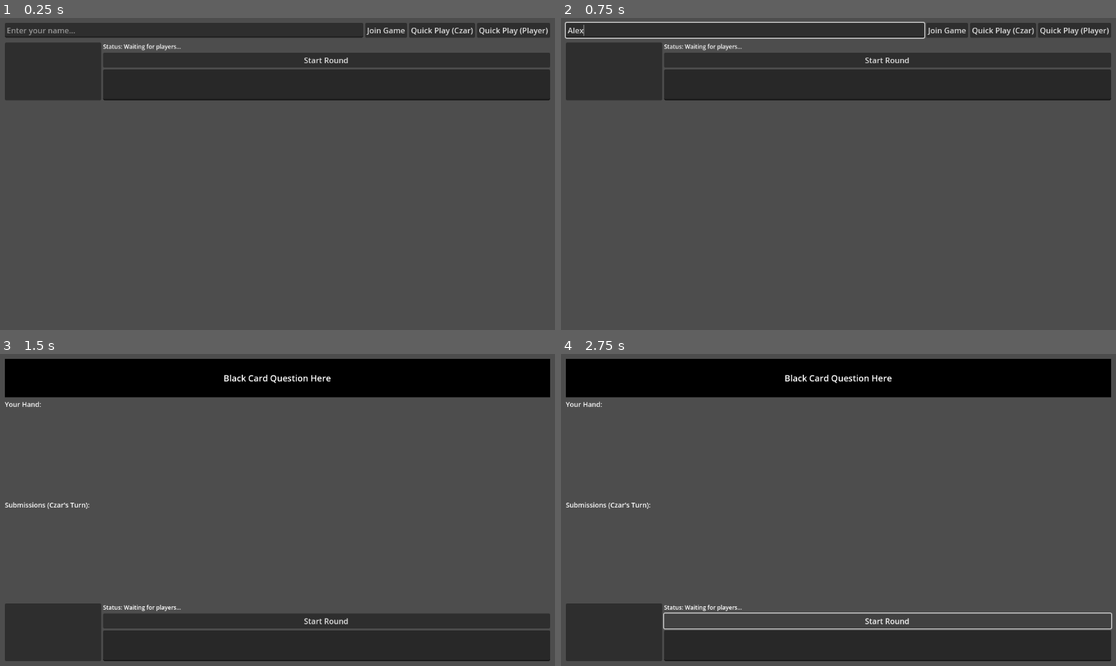
Above: before the commit, frames 1-4 (two rows, left to right).
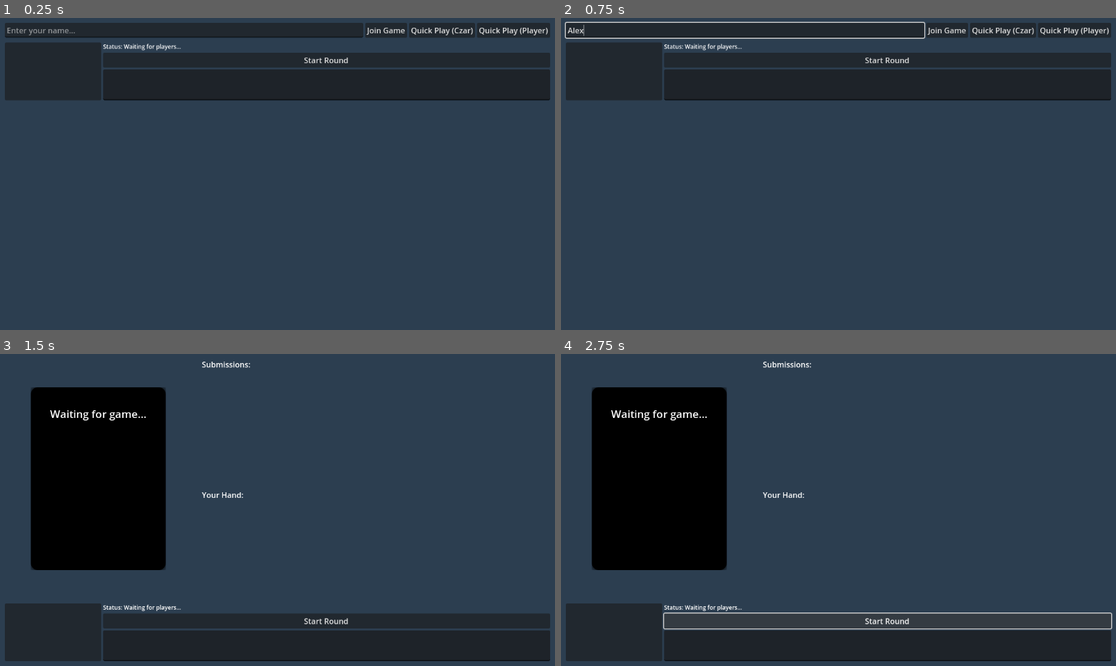
Above: after the commit, the same moments.

Repository: Luna-v0/card-agaisnt-humanity
Game: Godot game, scene res://Main.tscn
The game is run twice, just before and just after one commit, with the same random seed, the same clock (stepped at 60 frames per second) and the same inputs.
Inputs (mouse positions are in pixels of both pictures, inside the frame that each line leads up to):
- Up to frame 1 (0.25 s): no input
- Up to frame 2 (0.75 s): click (744, 30) at 0.52 s; type "Alex" at 0.6 s
- Up to frame 3 (1.5 s): click "Quick Play (Czar)" at 1.25 s
- Up to frame 4 (2.75 s): click "Start Round" at 2 s

The runs differ from the first frame. In frame 1, 80% of the frame differs, in the area x 0-100%, y 0-100%; in frame 2, 80%; in frame 3, 84%; in frame 4, 83%.

Commit message:
a ok version of the front

Diff:
--- a/frontend/Main.gd
+++ b/frontend/Main.gd
@@ -5,9 +5,9 @@
 @onready var game_container: VBoxContainer = %GameContainer
 @onready var name_input: LineEdit = %NameInput
 @onready var join_button: Button = %JoinButton
-@onready var black_card_label: Label = %BlackCardLabel
-@onready var hand_container: GridContainer = %HandContainer
-@onready var submissions_container: GridContainer = %SubmissionsContainer
+@onready var black_card_label = %BlackCardLabel
+@onready var hand_container = %HandContainer
+@onready var submissions_container = %SubmissionsContainer
 @onready var player_list: ItemList = %PlayerList
 @onready var status_label: Label = %StatusLabel
 @onready var start_button: Button = %StartButton
@@ -42,13 +42,138 @@
     btn_player.pressed.connect(_on_quick_player)
     login_container.add_child(btn_player)
 
-    # Stylize black card
+    _setup_visuals()
+
+func _setup_visuals():
+    # 1. Background & Root
+    set_anchors_and_offsets_preset(Control.PRESET_FULL_RECT)
+    var bg = ColorRect.new()
+    bg.color = Color("#2C3E50")
+    bg.set_anchors_and_offsets_preset(Control.PRESET_FULL_RECT)
+    bg.mouse_filter = Control.MOUSE_FILTER_IGNORE
+    add_child(bg)
+    move_child(bg, 0)
+
+    if game_container:
+        game_container.set_anchors_and_offsets_preset(Control.PRESET_FULL_RECT)
+
+    # 2. Side-by-Side Layout
+    var main_split = HBoxContainer.new()
+    main_split.size_flags_vertical = Control.SIZE_EXPAND_FILL
+    main_split.size_flags_horizontal = Control.SIZE_EXPAND_FILL
+    main_split.add_theme_constant_override("separation", 20)
+
+    # Replace BlackCardLabel with RichTextLabel
+    if black_card_label.get_parent():
+        black_card_label.get_parent().remove_child(black_card_label)
+    black_card_label.queue_free()
+
+    black_card_label = RichTextLabel.new()
+    black_card_label.name = "BlackCardRTL"
+    black_card_label.bbcode_enabled = true
+    black_card_label.scroll_active = false
+    black_card_label.custom_minimum_size = Vector2(280, 380)
+    black_card_label.size_flags_horizontal = Control.SIZE_SHRINK_CENTER
+    black_card_label.size_flags_vertical = Control.SIZE_SHRINK_CENTER
+    # RTL Styling
     var sb = StyleBoxFlat.new()
     sb.bg_color = Color.BLACK
-    sb.content_margin_left = 20
-    sb.content_margin_right = 20
+    sb.corner_radius_top_left = 15
+    sb.corner_radius_top_right = 15
+    sb.corner_radius_bottom_left = 15
+    sb.corner_radius_bottom_right = 15
+    sb.content_margin_left = 30
+    sb.content_margin_right = 30
+    sb.content_margin_top = 40 # Top padding to center vertically somewhat
+    sb.content_margin_bottom = 30
+    sb.shadow_color = Color(0,0,0,0.5)
+    sb.shadow_size = 8
+
     black_card_label.add_theme_stylebox_override("normal", sb)
-    black_card_label.add_theme_color_override("font_color", Color.WHITE)
+    black_card_label.add_theme_color_override("default_color", Color.WHITE)
+    black_card_label.add_theme_font_size_override("normal_font_size", 22)
+    black_card_label.text = "[center]Waiting for game...[/center]"
+
+    # Left Side
+    var left_side = CenterContainer.new()
+    left_side.size_flags_horizontal = Control.SIZE_EXPAND_FILL
+    left_side.size_flags_stretch_ratio = 0.35
+    left_side.add_child(black_card_label)
+    main_split.add_child(left_side)
+
+    # Right Side
+    var right_side = VBoxContainer.new()
+    right_side.size_flags_horizontal = Control.SIZE_EXPAND_FILL
+    right_side.size_flags_stretch_ratio = 0.65
+    right_side.alignment = BoxContainer.ALIGNMENT_CENTER
+    main_split.add_child(right_side)
+
+    # Submissions
+    var lbl_sub = Label.new()
+    lbl_sub.text = "Submissions:"
+    lbl_sub.add_theme_font_size_override("font_size", 16)
+    right_side.add_child(lbl_sub)
+
+    if submissions_container and is_instance_valid(submissions_container):
+        submissions_container.queue_free()
+
+    submissions_container = HBoxContainer.new()
+    submissions_container.add_theme_constant_override("separation", 15)
+
+    var scroll_sub = ScrollContainer.new()
+    scroll_sub.size_flags_vertical = Control.SIZE_EXPAND_FILL
+    scroll_sub.size_flags_stretch_ratio = 0.4
+    scroll_sub.custom_minimum_size.y = 240
+    scroll_sub.vertical_scroll_mode = ScrollContainer.SCROLL_MODE_DISABLED
+    scroll_sub.horizontal_scroll_mode = ScrollContainer.SCROLL_MODE_AUTO
+    scroll_sub.add_child(submissions_container)
+    right_side.add_child(scroll_sub)
+
+    # Hand (No Scroll, Overlap)
+    var lbl_hand = Label.new()
+    lbl_hand.text = "Your Hand:"
+    lbl_hand.add_theme_font_size_override("font_size", 16)
+    right_side.add_child(lbl_hand)
+
+    if hand_container and is_instance_valid(hand_container):
+        hand_container.queue_free()
+
+    hand_container = HBoxContainer.new()
+    hand_container.name = "HandHBox"
+    hand_container.alignment = BoxContainer.ALIGNMENT_CENTER
+    # Negative separation for overlap
+    hand_container.add_theme_constant_override("separation", -60)
+
+    # Wrapper for hand to center vertically in its space
+    var hand_wrapper = CenterContainer.new()
+    hand_wrapper.size_flags_vertical = Control.SIZE_EXPAND_FILL
+    hand_wrapper.size_flags_stretch_ratio = 0.6
+    hand_wrapper.add_child(hand_container)
+    right_side.add_child(hand_wrapper)
+
+    # Clean up and Add
+    for child in game_container.get_children():
+        if child != main_split:
+            game_container.remove_child(child)
+    game_container.add_child(main_split)
+
+func get_card_style(bg_color: Color) -> StyleBoxFlat:
+    var sb = StyleBoxFlat.new()
+    sb.bg_color = bg_color
+    sb.corner_radius_top_left = 12
+    sb.corner_radius_top_right = 12
+    sb.corner_radius_bottom_left = 12
+    sb.corner_radius_bottom_right = 12
+    sb.shadow_color = Color(0,0,0,0.3)
+    sb.shadow_size = 4
+    sb.border_width_bottom = 2
+    sb.border_width_right = 2
+    sb.border_color = Color(0,0,0,0.1)
+    sb.content_margin_left = 15
+    sb.content_margin_right = 15
+    sb.content_margin_top = 15
+    sb.content_margin_bottom = 15
+    return sb
 
 func _process(_delta):
     ws.poll()
@@ -122,9 +247,9 @@
         selected_indices.clear()
 
     if bc:
-        black_card_label.text = bc.get("text")
+        black_card_label.text = "[center]" + bc.get("text") + "[/center]"
     else:
-        black_card_label.text = "Waiting for game to start..."
+        black_card_label.text = "[center]Waiting for game to start...[/center]"
 
     my_hand = state.get("hand", [])
     is_czar = state.get("is_czar", false)
@@ -162,6 +287,8 @@
     else:
         print_log("Selected " + str(selected_indices.size()) + "/" + str(num_gaps))
 
+    render_hand()
+
 func render_hand():
     for child in hand_container.get_children():
         child.queue_free()
@@ -170,32 +297,56 @@
         var l = Label.new()
         l.text = "You are the Czar! Wait for others to submit."
         l.horizontal_alignment = HORIZONTAL_ALIGNMENT_CENTER
-        l.size_flags_horizontal = SIZE_EXPAND_FILL
+        l.add_theme_font_size_override("font_size", 18)
         hand_container.add_child(l)
         return
 
     for i in range(my_hand.size()):
         var card = my_hand[i]
+
+        # Wrapper for overlap effect
+        var wrapper = Control.new()
+        wrapper.custom_minimum_size = Vector2(100, 220) # Narrower than card
+        wrapper.mouse_filter = Control.MOUSE_FILTER_PASS
+
         var btn = Button.new()
         btn.text = card.get("text")
-        btn.custom_minimum_size = Vector2(160, 100) # Shorter cards to fit grid
+        btn.custom_minimum_size = Vector2(160, 220)
         btn.autowrap_mode = TextServer.AUTOWRAP_WORD_SMART
-        btn.add_theme_font_size_override("font_size", 11)
-
-        # Stylize white card
-        var sb = StyleBoxFlat.new()
-        sb.bg_color = Color.WHITE
-        sb.set_border_width_all(1)
-        sb.border_color = Color.GRAY
-        btn.add_theme_stylebox_override("normal", sb)
-        btn.add_theme_stylebox_override("hover", sb)
-        btn.add_theme_stylebox_override("pressed", sb)
+        btn.text_overrun_behavior = TextServer.OVERRUN_TRIM_ELLIPSIS
+        btn.add_theme_font_size_override("font_size", 14)
+
+        # Determine Style
+        var is_selected = i in selected_indices
+        var bg_color = Color.WHITE
+        if is_selected:
+            bg_color = Color("#ECF0F1")
+
+        var style_normal = get_card_style(bg_color)
+        if is_selected:
+            style_normal.border_color = Color("#3498DB")
+            style_normal.border_width_left = 3
+            style_normal.border_width_top = 3
+            style_normal.border_width_right = 3
+            style_normal.border_width_bottom = 3
+
+        var style_hover = get_card_style(Color("#F5F5F5"))
+        var style_pressed = get_card_style(Color("#BDC3C7"))
+
+        btn.add_theme_stylebox_override("normal", style_normal)
+        btn.add_theme_stylebox_override("hover", style_hover)
+        btn.add_theme_stylebox_override("pressed", style_pressed)
+
         btn.add_theme_color_override("font_color", Color.BLACK)
         btn.add_theme_color_override("font_hover_color", Color.BLACK)
-        btn.add_theme_color_override("font_pressed_color", Color.DARK_GRAY)
+        btn.add_theme_color_override("font_pressed_color", Color.BLACK)
 
         btn.pressed.connect(_on_card_selected.bind(i))
-        hand_container.add_child(btn)
+        btn.mouse_entered.connect(_on_card_hover.bind(btn))
+        btn.mouse_exited.connect(_on_card_exit.bind(btn))
+
+        wrapper.add_child(btn)
+        hand_container.add_child(wrapper)
 
 func render_submissions(submissions: Array):
     for child in submissions_container.get_children():
@@ -220,25 +371,56 @@
                  txt = "Error"
 
         btn.text = txt
-        btn.custom_minimum_size = Vector2(160, 100)
+        btn.custom_minimum_size = Vector2(160, 220)
         btn.autowrap_mode = TextServer.AUTOWRAP_WORD_SMART
-        btn.add_theme_font_size_override("font_size", 11)
-
-        # Stylize white card for submission
-        var sb = StyleBoxFlat.new()
-        sb.bg_color = Color.WHITE
-        sb.set_border_width_all(1)
-        sb.border_color = Color.GRAY
-        btn.add_theme_stylebox_override("normal", sb)
+        btn.text_overrun_behavior = TextServer.OVERRUN_TRIM_ELLIPSIS
+        btn.add_theme_font_size_override("font_size", 14)
+
+        # Style
+        var style_normal = get_card_style(Color.WHITE)
+        var style_hover = get_card_style(Color("#F5F5F5"))
+        var style_pressed = get_card_style(Color("#BDC3C7"))
+
+        btn.add_theme_stylebox_override("normal", style_normal)
+        btn.add_theme_stylebox_override("hover", style_hover)
+        btn.add_theme_stylebox_override("pressed", style_pressed)
+
         btn.add_theme_color_override("font_color", Color.BLACK)
+        btn.add_theme_color_override("font_hover_color", Color.BLACK)
+        btn.add_theme_color_override("font_pressed_color", Color.BLACK)
 
         if is_czar and status_label.text.contains("SELECTION"):
             btn.disabled = false
+            btn.mouse_default_cursor_shape = Control.CURSOR_POINTING_HAND
             btn.pressed.connect(_on_winner_picked.bind(sub.get("player_id")))
+            # Czar Interaction: Hover to see filled text
+            btn.mouse_entered.connect(_on_submission_hover.bind(sub))
+            btn.mouse_exited.connect(_reset_black_card)
         else:
             btn.disabled = true
+            btn.mouse_default_cursor_shape = Control.CURSOR_ARROW
 
         submissions_container.add_child(btn)
+
+func _on_card_hover(btn: Button):
+    btn.position.y = -40
+    btn.z_index = 10
+
+func _on_card_exit(btn: Button):
+    btn.position.y = 0
+    btn.z_index = 0
+
+func _on_submission_hover(sub: Dictionary):
+    var text = sub.get("filled_text", "")
+    if text == "": return
+    # Replace brackets with color tags
+    text = text.replace("[", "[color=#F1C40F]")
+    text = text.replace("]", "[/color]")
+    black_card_label.text = "[center]" + text + "[/center]"
+
+func _reset_black_card():
+    var text = current_black_card_data.get("text", "")
+    black_card_label.text = "[center]" + text + "[/center]"
 
 func _on_winner_picked(player_id: String):
     send_message("pick_winner", {"player_id": player_id})
Not shown, added: artifacts/image copy.png
Not shown, added: artifacts/image.png
